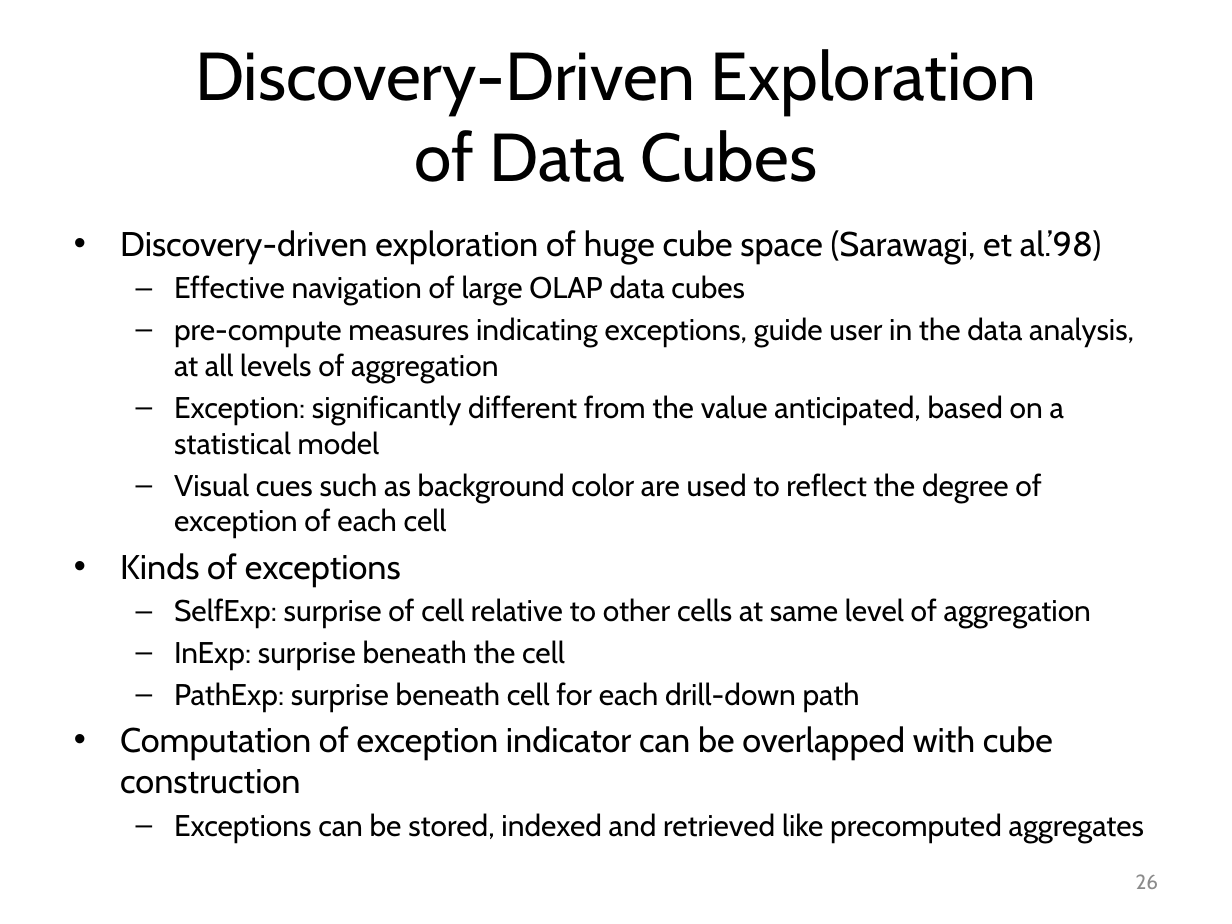
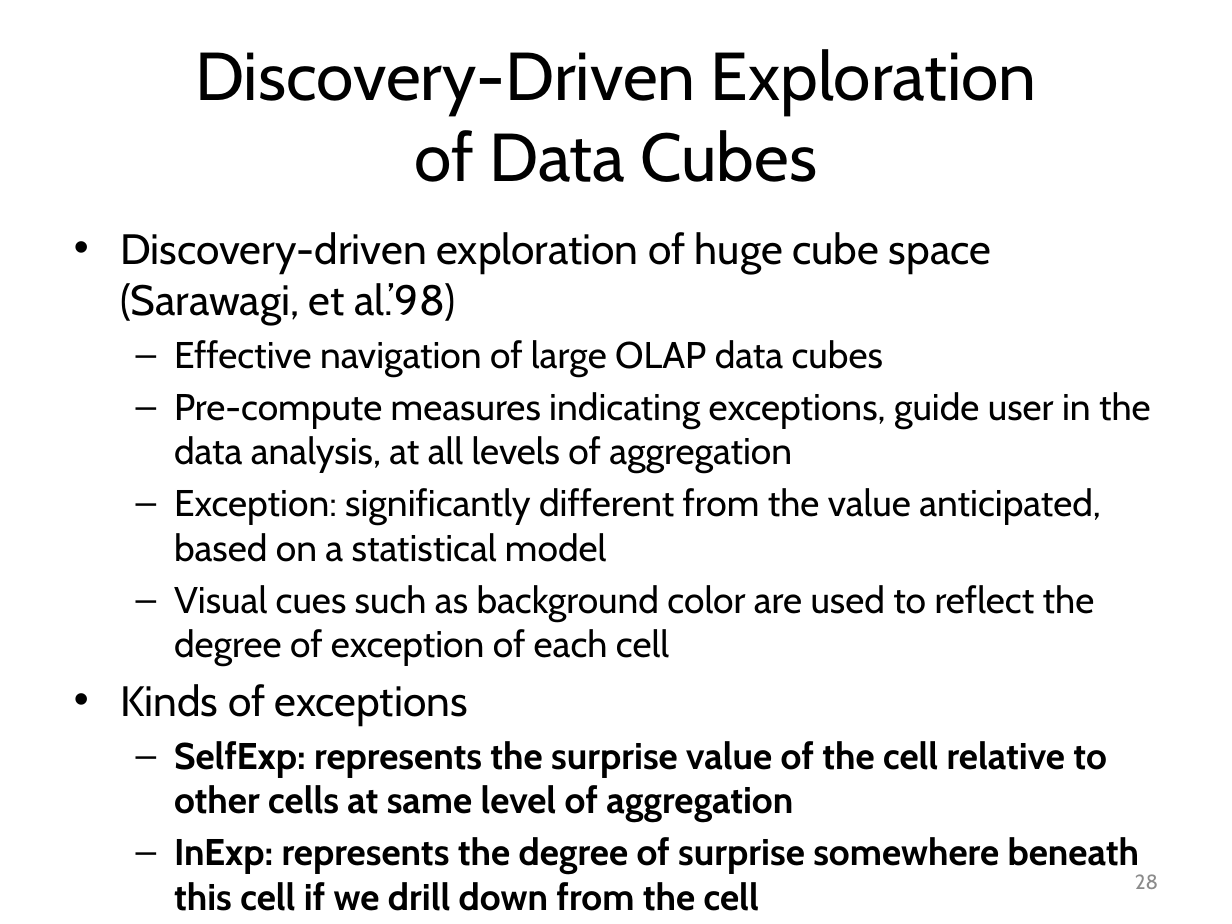
Before and after one commit to mjiang89/mjiang89.github.io, a slide deck: slide 28 of teaching/CS412Summer17-Chapter5.pptx (slide 26 before the commit). Drawn at 1232x924 pixels with LibreOffice and Linux fonts; fonts in the diff are those of the drawing. Boxes give left, top, right and bottom in pixels: in the first picture for what was removed or moved away, otherwise in the second. Text is boxed around its words. In the diff, an @@ line names an element or a change of style, - is before the commit and + after.

```diff
--- a/teaching/CS412Summer17-Chapter5.pptx
+++ b/teaching/CS412Summer17-Chapter5.pptx
@@ text at box(120, 232, 1101, 726): size 20 to 24.8 pt in "Discovery-driven exploration of huge cube space (Sarawagi, ...", "Kinds of exceptions"; size 17.5 to 21.7 pt in "Effective navigation of large OLAP data cubes", "Exception: significantly different from the value anticipate ...", "Visual cues such as background color are ..." @@
@@ text at box(174, 392, 1151, 473): text changed; size 17.5 to 21.7 pt @@
-  – pre-compute measures indicating exceptions, guide user in the data analysis, at all levels of aggregation
+  – Pre-compute measures indicating exceptions, guide user in the data analysis, at all levels of aggregation
@@ text at box(174, 741, 1139, 911): text changed; size 17.5 to 21.7 pt; bold on @@
-  – SelfExp: surprise of cell relative to other cells at same level of aggregation
-  – InExp: surprise beneath the cell
-  – PathExp: surprise beneath cell for each drill-down path
-• Computation of exception indicator can be overlapped with cube construction
-  – Exceptions can be stored, indexed and retrieved like precomputed aggregates
+  – SelfExp: represents the surprise value of the cell relative to other cells at same level of aggregation
+  – InExp: represents the degree of surprise somewhere beneath this cell if we drill down from the cell
+  – PathExp: represents the degree of surprise for each drill-down path from the cell
@@ page number at box(1135, 874, 1158, 889): text changed @@
-26
+28
```
Also in this commit, not shown: 19 other slides changed, 6 slides added, 3 slides removed, 4 other files.
